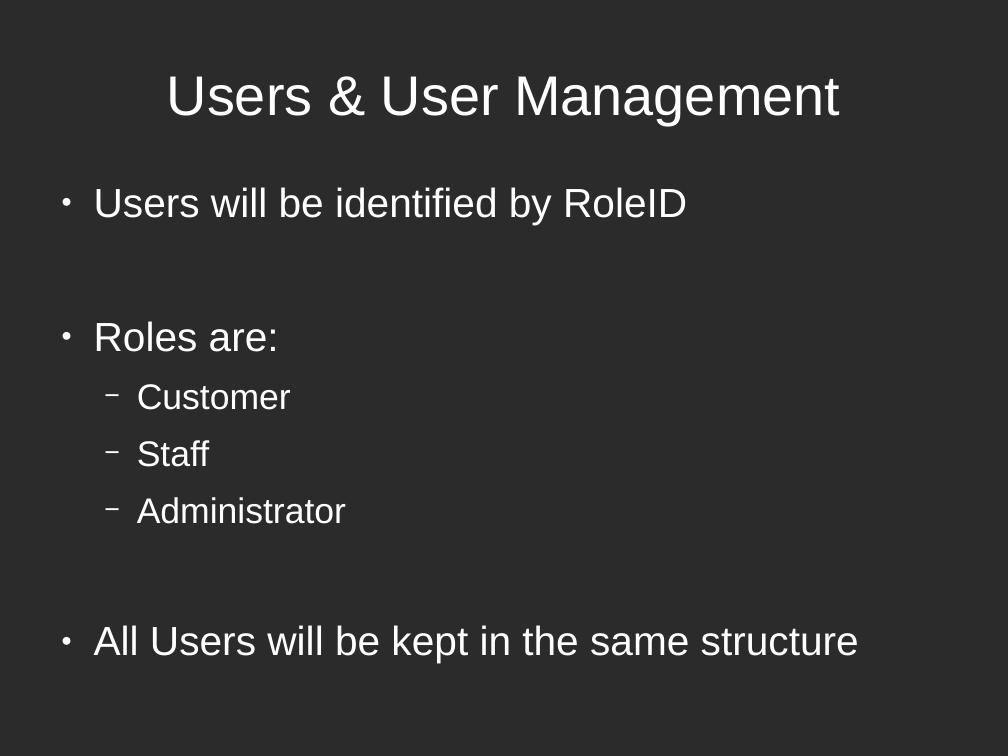
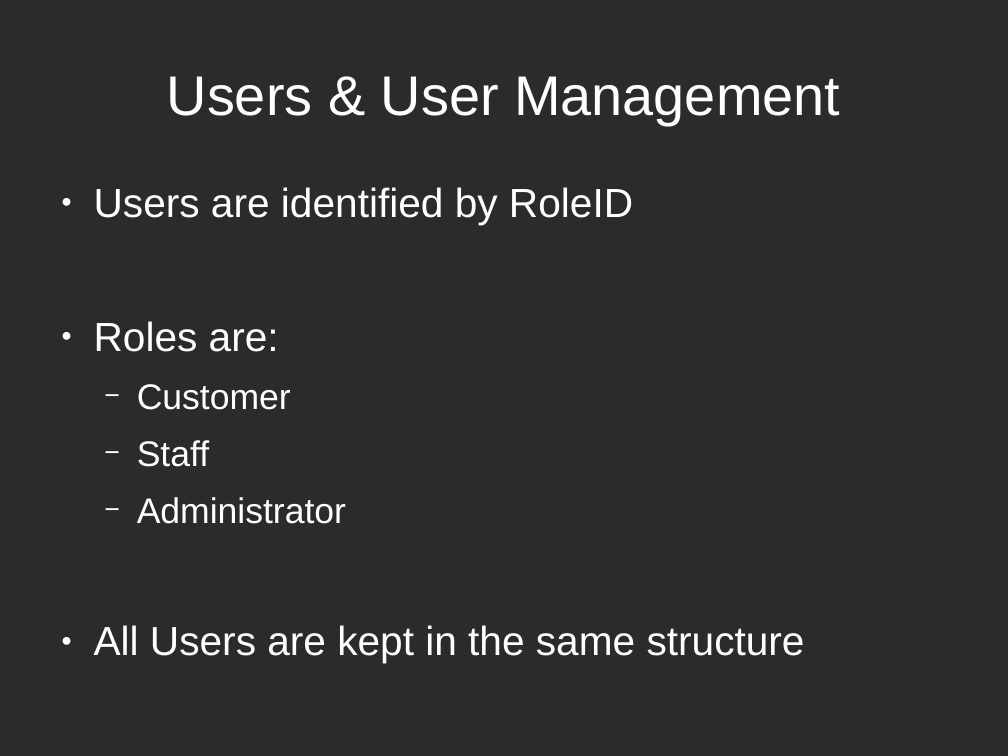
Before and after one commit to EdoardoLenzi9/Advanced-Programming-CPP-Dodo-Neko, a slide deck: slide 21 of Documentation/Milestone 4.odp (slide 18 before the commit). Drawn at 1008x756 pixels with LibreOffice and Linux fonts; fonts in the diff are those of the drawing; background and template pictures are left out; a plain dark background stands for a picture behind light text. Boxes give left, top, right and bottom in pixels: in the first picture for what was removed or moved away, otherwise in the second. Text is boxed around its words. In the diff, an @@ line names an element or a change of style, - is before the commit and + after.

```diff
--- a/Documentation/Milestone 4.odp
+++ b/Documentation/Milestone 4.odp
@@ text at [94,187,633,225]: text changed @@
-● Users will be identified by RoleID
+● Users are identified by RoleID
@@ text at [94,625,805,663]: text changed @@
-● All Users will be kept in the same structure
+● All Users are kept in the same structure
```
Also in this commit, not shown: 4 other slides changed, 3 slides added.
